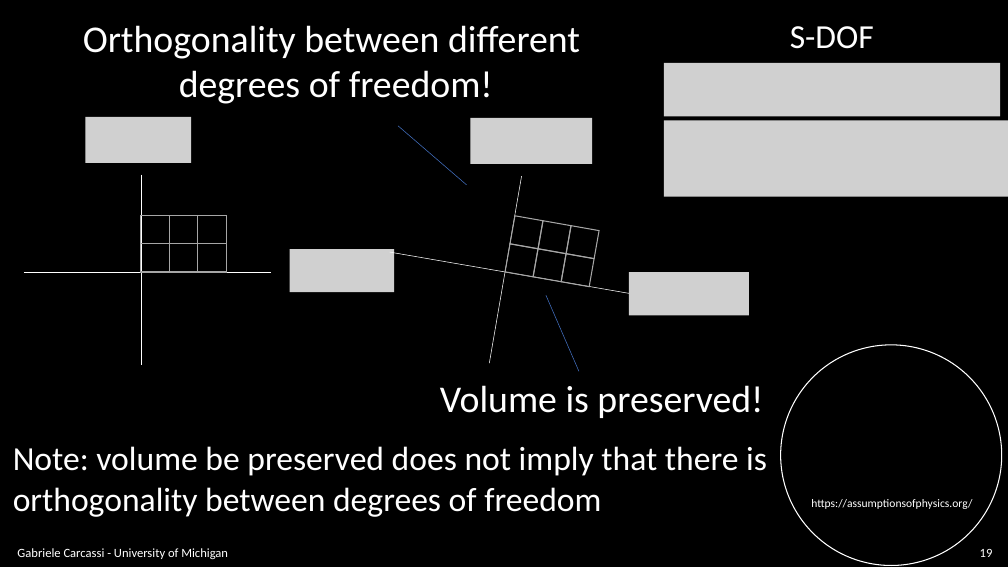
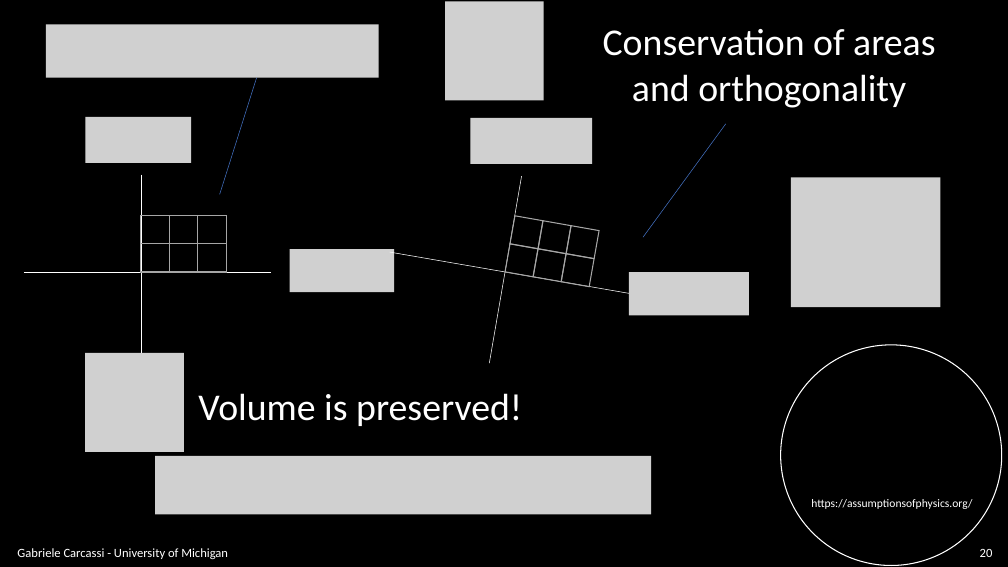
Before and after one commit to assumptionsofphysics/slides, a slide deck: slide 20 of BookCompanions-v2/RP-Class-4.pptx (slide 19 before the commit). Drawn at 1008x567 pixels with LibreOffice and Linux fonts; fonts in the diff are those of the drawing; grey boxes stand for pictures; background and template pictures are left out. Boxes give left, top, right and bottom in pixels: in the first picture for what was removed or moved away, otherwise in the second. Text is boxed around its words. In the diff, an @@ line names an element or a change of style, - is before the commit and + after.

```diff
--- a/BookCompanions-v2/RP-Class-4.pptx
+++ b/BookCompanions-v2/RP-Class-4.pptx
@@ picture added at [46, 24, 379, 78] @@
@@ picture added at [445, 2, 544, 101] @@
@@ text at [603, 29, 935, 108]: text changed @@
-Orthogonality between different
-degrees of freedom!
+Conservation of areas
+and orthogonality
@@ text removed at [790, 26, 874, 49] @@
-S-DOF
@@ line moved from (399, 126) - (467, 185) to (256, 78) - (220, 194) @@
@@ picture removed at [664, 63, 1000, 116] @@
@@ line added from (726, 124) to (644, 237), #4472C4 0.5 pt @@
@@ picture removed at [664, 120, 1008, 197] @@
@@ picture added at [791, 178, 941, 308] @@
@@ line removed from (546, 296) to (579, 371) @@
@@ picture added at [85, 353, 184, 452] @@
@@ text "Volume is preserved!": place and size @@
-text "Volume is preserved!" at [440, 385, 763, 418]
+text "Volume is preserved!" at [198, 393, 522, 426]
@@ text removed at [13, 446, 767, 517] @@
-Note: volume be preserved does not imply that there is
-orthogonality between degrees of freedom
@@ picture added at [155, 456, 651, 514] @@
@@ page number at [980, 549, 993, 557]: text changed @@
-19
+20
```
Also in this commit, not shown: 9 other slides changed, 2 slides added, 1 slide removed, 1 other file.
